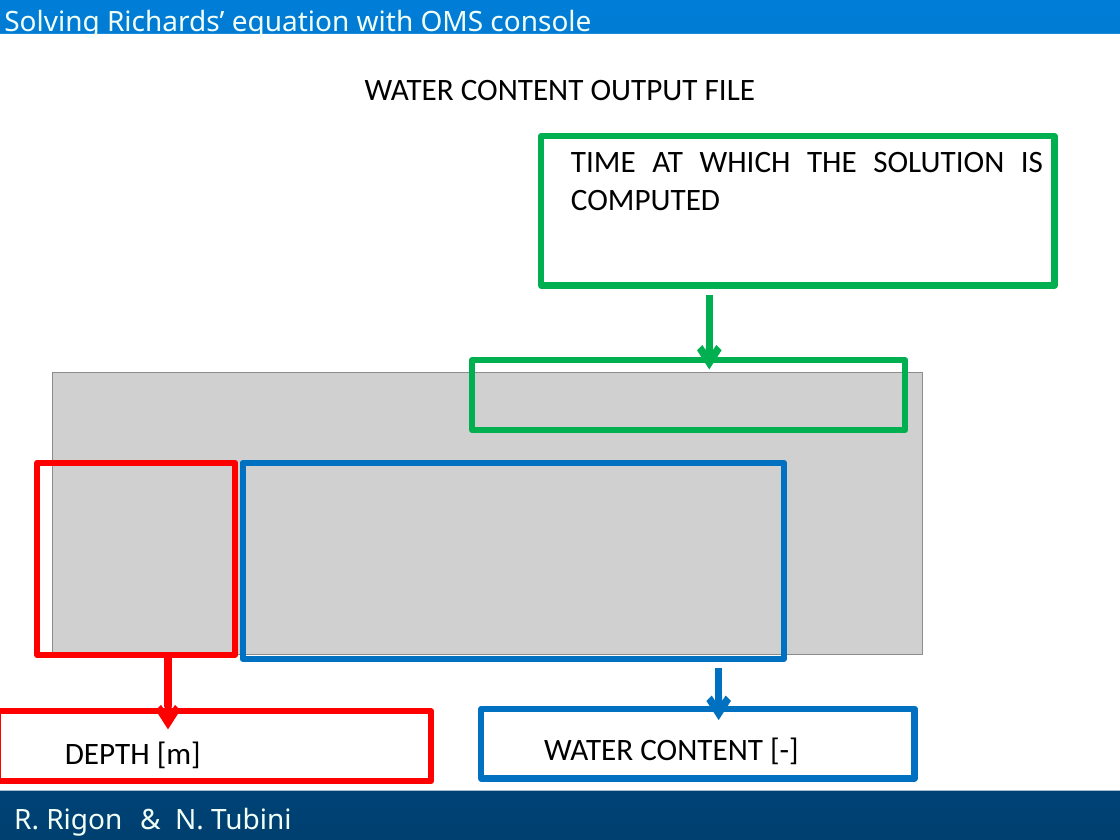
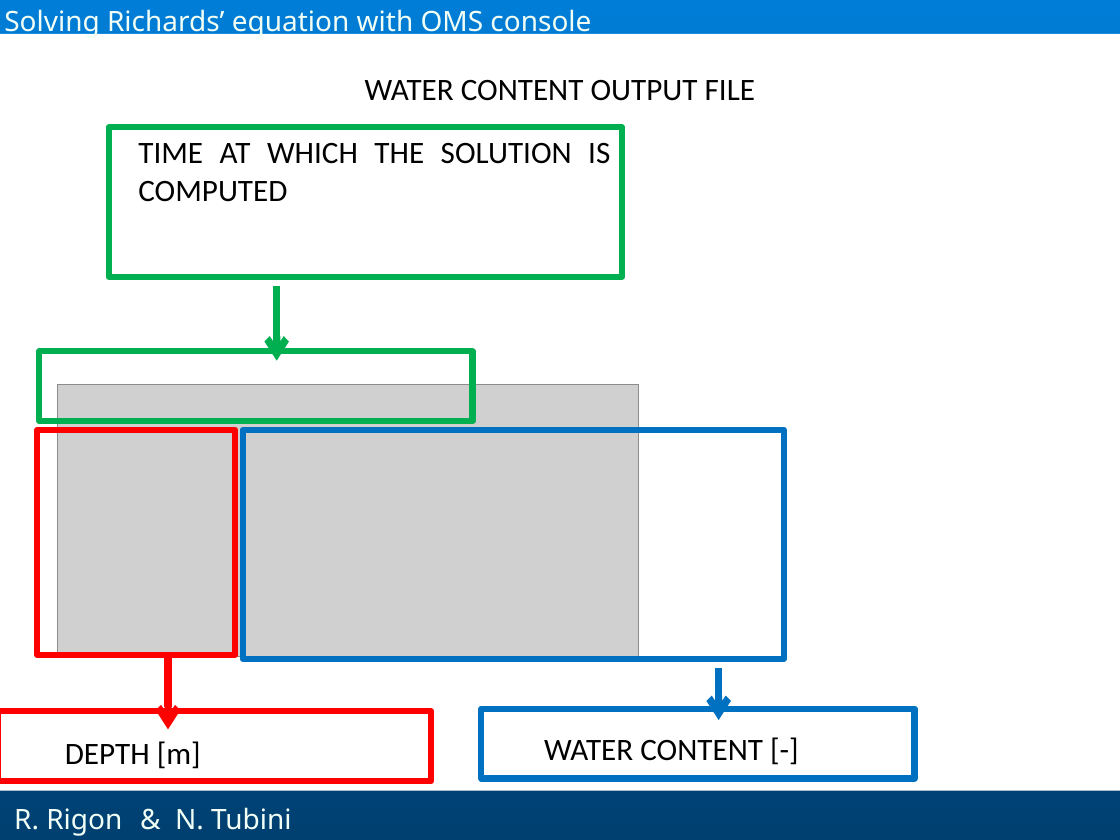
Before and after one commit to GEOframeOMSProjects/OMS_Project_Richards1D, a slide deck: slide 29 of Materials/Richards_English.pptx. Drawn at 1120x840 pixels with LibreOffice and Linux fonts; fonts in the diff are those of the drawing; grey boxes stand for pictures; background and template pictures are left out. Boxes give left, top, right and bottom in pixels: in the first picture for what was removed or moved away, otherwise in the second. Text is boxed around its words. In the diff, an @@ line names an element or a change of style, - is before the commit and + after.

Commit message:
The presentation is now aligned with the recent modifications concerning output printing.

```diff
--- a/Materials/Richards_English.pptx
+++ b/Materials/Richards_English.pptx
@@ 1 text, 1 rectangle, 1 arrow moved together from (x1=541, y1=137, x2=1054, y2=370) to (x1=109, y1=128, x2=622, y2=361) @@
@@ rectangle moved from (x1=472, y1=361, x2=905, y2=430) to (x1=39, y1=352, x2=473, y2=421) @@
@@ picture resized from (x1=53, y1=373, x2=923, y2=655) to (x1=57, y1=384, x2=638, y2=655) @@
@@ rectangle resized from (x1=37, y1=463, x2=235, y2=654) to (x1=37, y1=430, x2=235, y2=655) @@
@@ rectangle resized from (x1=243, y1=463, x2=784, y2=659) to (x1=243, y1=430, x2=784, y2=659) @@
```
Also in this commit, not shown: 1 other slide changed.
